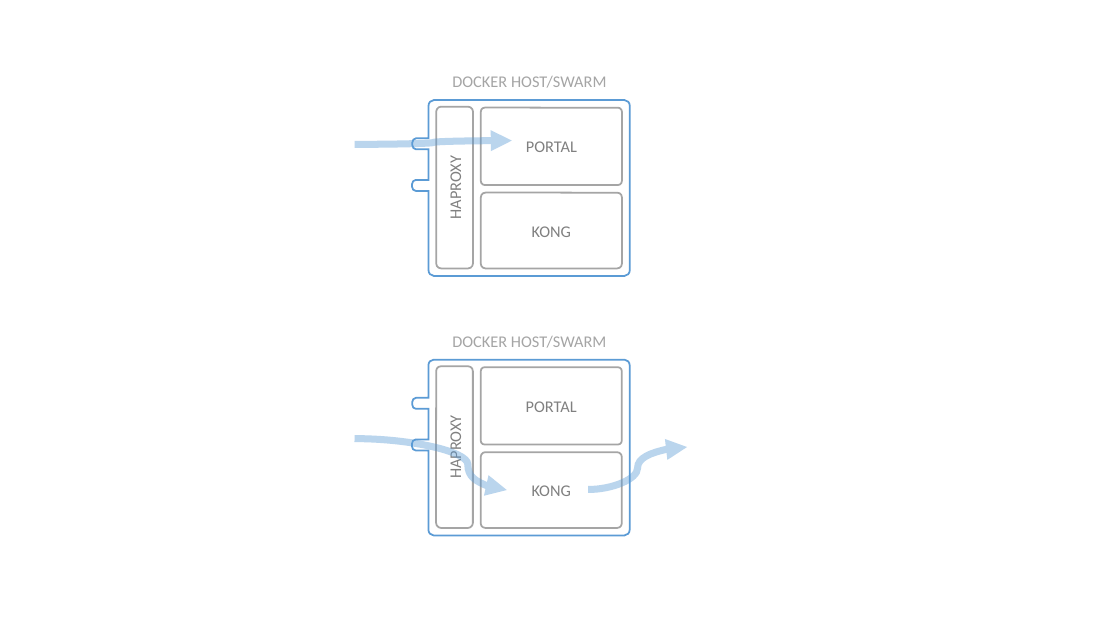
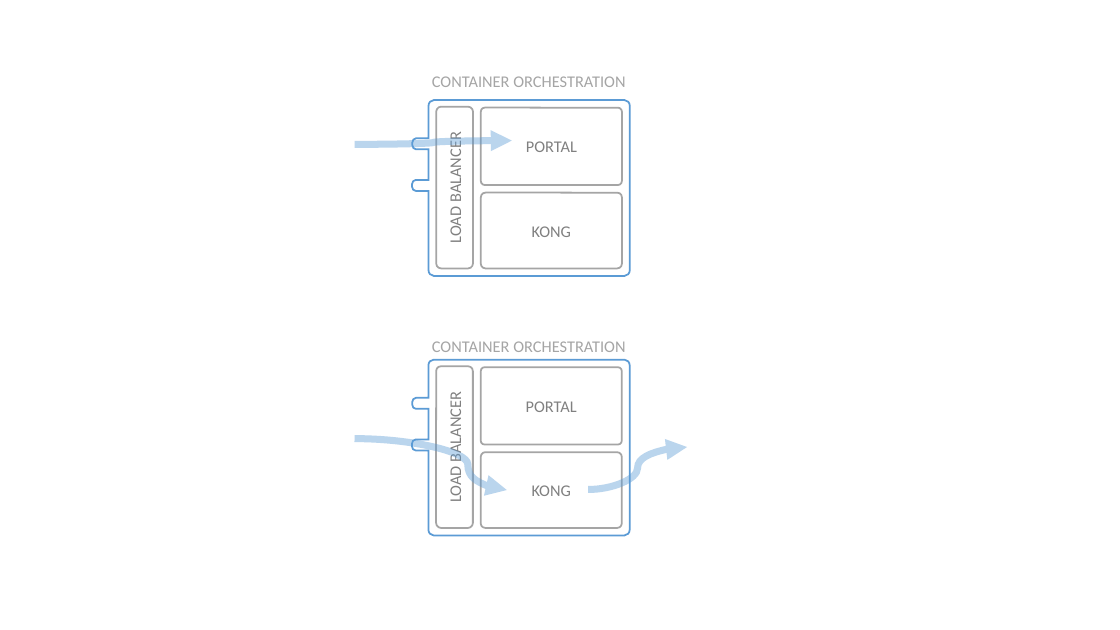
Before and after one commit to Haufe-Lexware/wicked.haufe.io, a slide deck: slide 5 of doc/architecture-illustrations.pptx. Drawn at 1120x630 pixels with LibreOffice and Linux fonts; fonts in the diff are those of the drawing. Boxes give left, top, right and bottom in pixels: in the first picture for what was removed or moved away, otherwise in the second. Text is boxed around its words. In the diff, an @@ line names an element or a change of style, - is before the commit and + after.

```diff
--- a/doc/architecture-illustrations.pptx
+++ b/doc/architecture-illustrations.pptx
@@ text at bbox=[432, 76, 625, 87]: text changed @@
-DOCKER HOST/SWARM
+CONTAINER ORCHESTRATION
@@ text in rounded rectangle at bbox=[446, 139, 466, 242]: text changed @@
-HAPROXY
+LOAD BALANCER
@@ text added at bbox=[432, 341, 625, 352], 14 pt, text #A5A5A5 @@
+CONTAINER ORCHESTRATION
@@ text removed at bbox=[452, 336, 606, 347] @@
-DOCKER HOST/SWARM
@@ text in rounded rectangle at bbox=[445, 401, 465, 501]: text changed @@
-HAPROXY
+LOAD BALANCER
```
Also in this commit, not shown: 8 other slides changed, 1 slide added, 52 other files.
